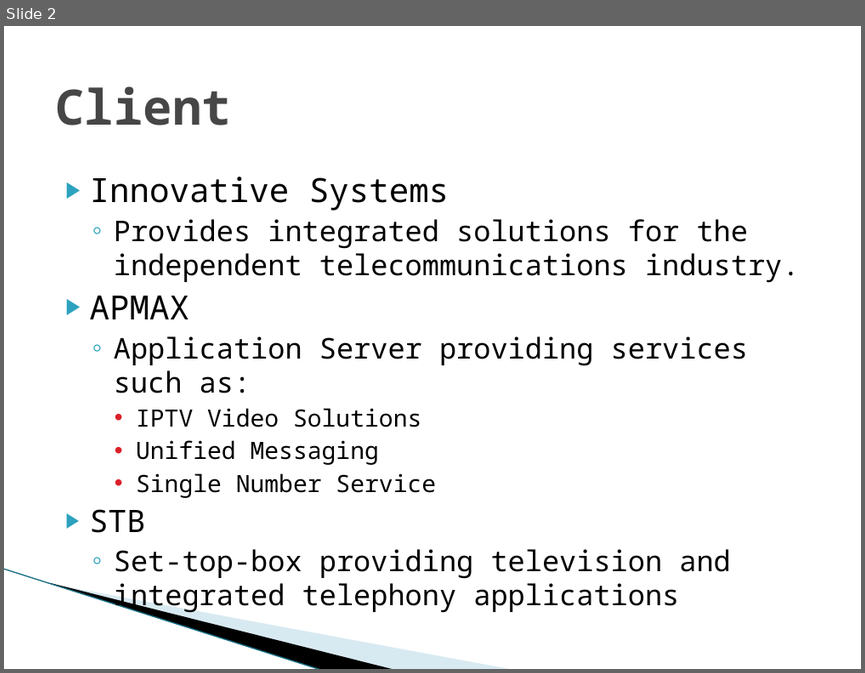
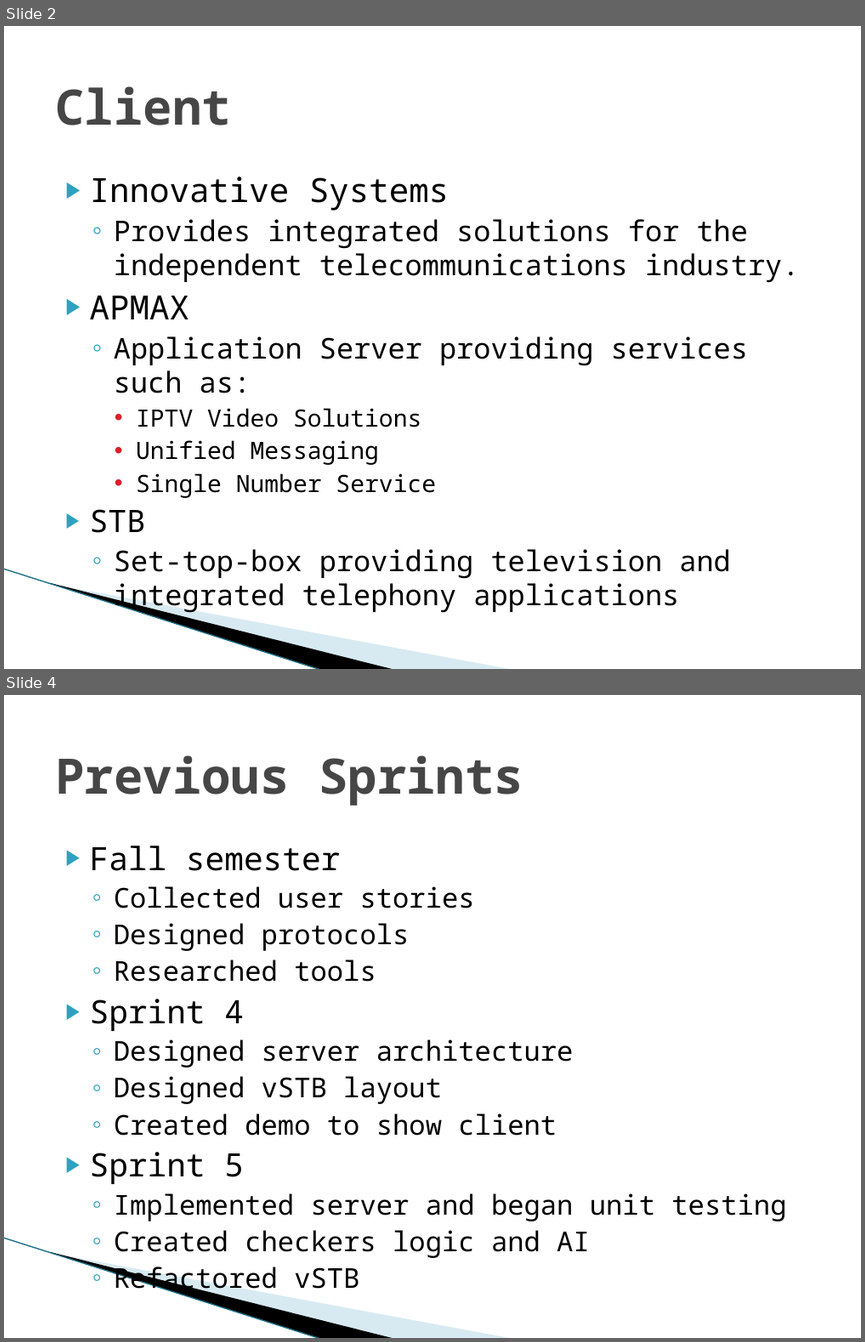
Before and after one commit to SDSMT-CSC/STBMF, a slide deck: docs/srDesign_ClientPresentation3.pptx. Shown one above the other, each under a label of ours: slide 2 before the commit, slides 2 and 4 after it; the slides between them are not shown. The pictures are 865x673 and 865x1342 pixels, drawn with LibreOffice and Linux fonts; fonts in the diff are those of the drawing; background and template pictures are left out. Boxes give left, top, right and bottom in pixels: in the first picture for what was removed or moved away, otherwise in the second. Text is boxed around its words. In the diff, an @@ line names an element or a change of style, - is before the commit and + after.

Commit message:
Updated presentation 3 slides

```diff
--- a/docs/srDesign_ClientPresentation3.pptx
+++ b/docs/srDesign_ClientPresentation3.pptx
@@ slide 4 added at (4, 695, 861, 1338), background #FFFFFF; not listed: 3 template elements that a slide beside it also shows @@
@@ title added at (55, 755, 523, 805), 41 pt, text #464646, bold @@
+Previous Sprints
@@ text added at (90, 845, 786, 1295), 23 pt, text #000000 @@
+▶ Fall semester
+  ◦ Collected user stories
+  ◦ Designed protocols
+  ◦ Researched tools
+▶ Sprint 4
+  ◦ Designed server architecture
+  ◦ Designed vSTB layout
+  ◦ Created demo to show client
+▶ Sprint 5
+  ◦ Implemented server and began unit testing
+  ◦ Created checkers logic and AI
+  ◦ Refactored vSTB
```
Also in this commit, not shown: 1 slide changed, 1 other slide added.
